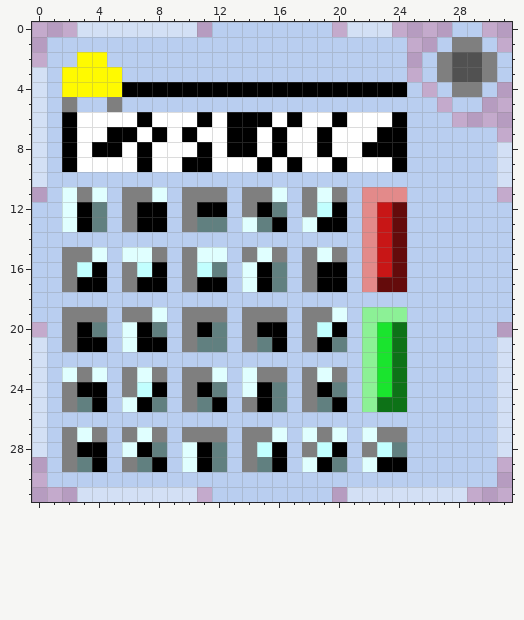
File history of a pixel-art sprite, Icons/Type Racer.png. Above, as it was before the edit.
The file is 32x32 pixels. Colours within 5 levels of each other are drawn and written as one.
And afterwards:
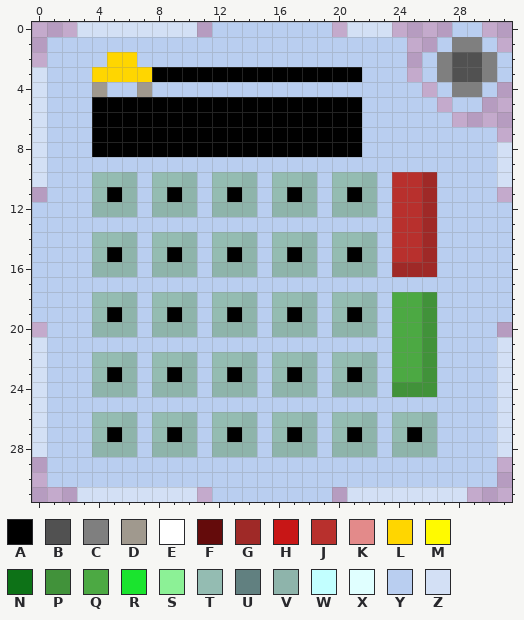
Palette (. is transparent): A #000000  B #515151  C #7f7f7f  D #a0998e  E #ffffff  F #640b0b  G #9f2927  H #c81616  J #b8302d  K #e38a8a  L #ffd600  M #fffa00  N #0d7217  P #41923a  Q #4ca943  R #1ae42e  S #8cf196  T #94bcb2  U #618080  V #8eb4ab  W #c2ffff  X #e0ffff  Y #b9cef0  Z #d3e0f5
Edits made:
Changed rows in their new state; - is an unchanged pixel.
first column x 2:
 2 -YYLL--------------------
 3 YYLLLLAAAAAAAAAAAAAA-----
 4 YYDYYDYYYYYYYYYYYYYYYYY--
 5 Y-AAAAAAAAAAAAAAAAAA-----
 6 YYAAA-AAA-A---A-AA-AYYY--
 7 YYA--A-A-AA--A-AA-AAYYY--
 8 YY--A-AAA-A--A-AA-AAYYY--
 9 YYYYYYYYYYYYYYYYYYYYYYY--
10 --TTV-TTV-TTV-TTV-TTV-JJG
11 YYTAVYTAVYTAVYTAVYTAVYJJG
12 YYVVVYVVVYVVVYVVVYVVVYJJG
13 YYY-YYY-YYY-YYY-YYY-YYJJG
14 --TTV-TTV-TTV-TTV-TTVYJJG
15 YYTAVYTAVYTAVYTAVYTAVYJJG
16 YYVVVYVVVYVVVYVVVYVVVYGGG
17 YYY-YYY-YYY-YYY-YYY-YYY--
18 --TTV-TTV-TTV-TTV-TTV-QQP
19 YYTAVYTAVYTAVYTAVYTAVYQQP
20 YYVVVYVVVYVVVYVVVYVVVYQQP
21 YYY-YYY-YYY-YYY-YYY-YYQQP
22 --TTV-TTV-TTV-TTV-TTVYQQP
23 YYTAVYTAVYTAVYTAVYTAVYQQP
24 YYVVVYVVVYVVVYVVVYVVVYPPP
25 YYY-YYY-YYY-YYY-YYY-YYY--
26 --TTV-TTV-TTV-TTV-TTV-TTV
27 YYTAVYTAVYTAVYTAVYTAVYTAV
28 YYVVVYVVVYVVVYVVVYVVVYVVV
29 YYY-YYY-YYY-YYY-YYY-YYY--
Boxes around the changes in both pictures, in picture pixels (x1, y1, x2, y2):
changed: (62, 52, 437, 472)
